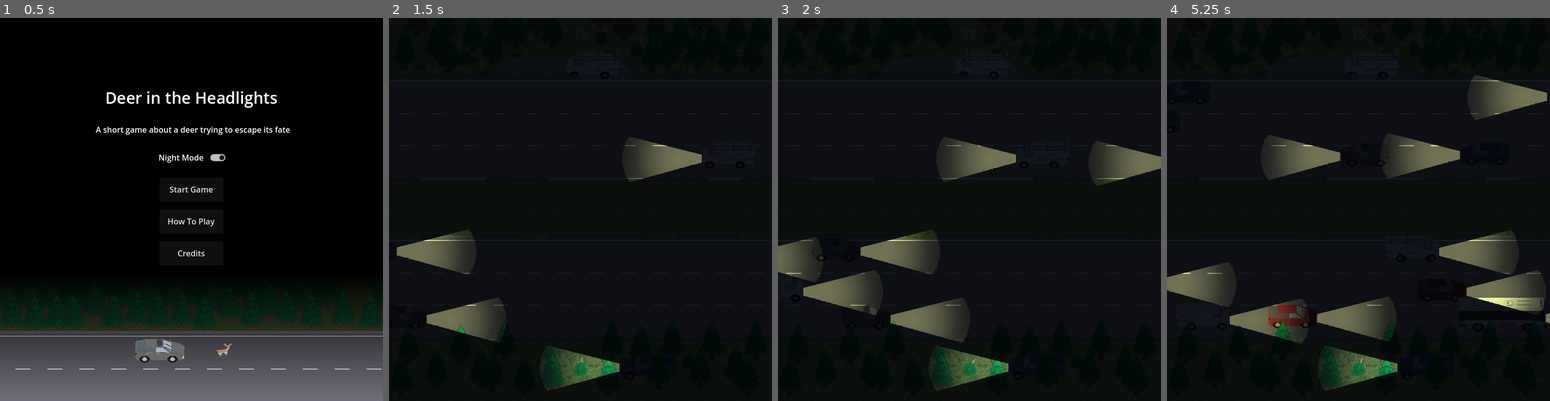
Above: before the commit, frames 1-4 (left to right).
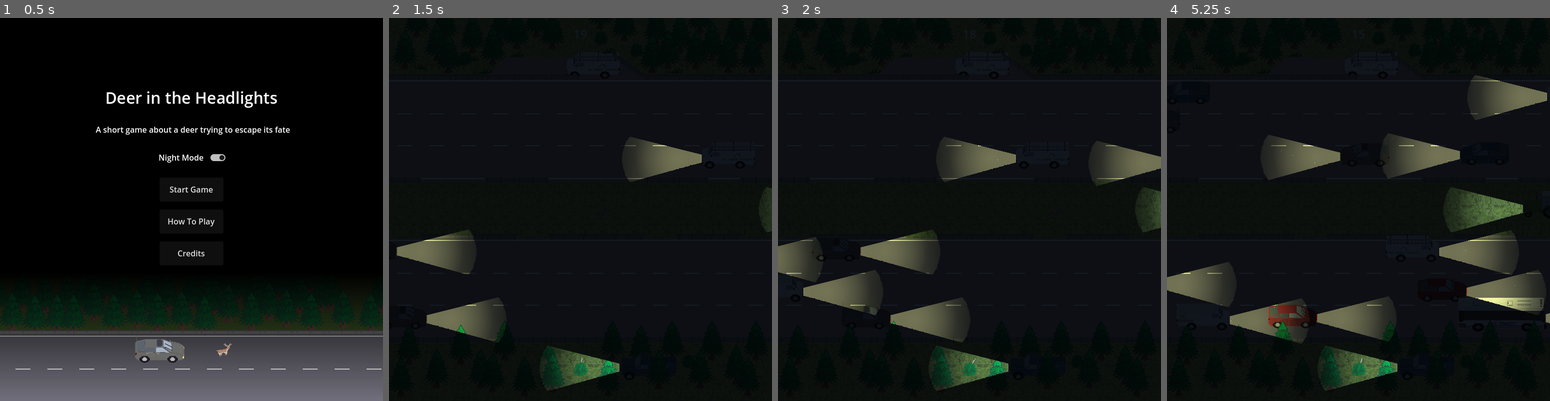
Above: after the commit, the same moments.

Repository: Pedro-T/deer-in-the-headlights
Game: Godot game, scene res://Main.tscn
Same seed, same stepped clock (60 frames per second), same inputs: the game is played once before the commit and once after it.
Inputs:
- Up to frame 1 (0.5 s): no input
- Up to frame 2 (1.5 s): click "Start Game" at 0.5 s; hold D (move_right) from 1.28 s (still down)
- Up to frame 3 (2 s): keep holding D (move_right)
- Up to frame 4 (5.25 s): release D (move_right) at 2.03 s; hold S (move_down) 2.03-2.78 s; hold D (move_right) 2.78-3.53 s; hold W (move_up) 3.53-4.28 s; hold A (move_left) from 4.28 s (still down)

Frame 1 is identical in both runs. In frame 2, 0.2% of the frame differs, in the area x 97-100%, y 44-56%; in frame 3, 0.5%; in frame 4, 1.4%, in the area x 11-99%, y 8-91%.
Error before the commit: Invalid call. Nonexistent function 'start' in base 'Node (stage.gd)'. (res://game_manager.gd:43)

Commit message:
add tractor-player collision

Diff:
--- a/deer-in-the-headlights/game_manager.gd
+++ b/deer-in-the-headlights/game_manager.gd
@@ -40,7 +40,7 @@
     game_timer.start()
     firing_timer.start()
     hunter_truck.toggle_lights()
-    stage.start()
+    stage.start_all()
 
     state = GameState.PLAY
     get_tree().create_timer(17).connect("timeout", func() -> void: blocker_vehicle.moving = true)
--- a/deer-in-the-headlights/vehicle/Tractor.tscn
+++ b/deer-in-the-headlights/vehicle/Tractor.tscn
@@ -54,6 +54,7 @@
 size = Vector2(64.5, 36.5)
 
 [node name="Tractor" type="Area2D"]
+collision_mask = 2
 script = ExtResource("1_ipdag")
 
 [node name="Sprite" type="AnimatedSprite2D" parent="."]
@@ -76,3 +77,5 @@
 position = Vector2(112, 0)
 scale = Vector2(-1, -1)
 texture = ExtResource("2_ipdag")
+
+[connection signal="body_entered" from="." to="." method="_on_body_entered"]
--- a/deer-in-the-headlights/vehicle/tractor.gd
+++ b/deer-in-the-headlights/vehicle/tractor.gd
@@ -26,3 +26,7 @@
     visible = true
     moving = true
     $Sprite.play()
+
+func _on_body_entered(body: Node2D) -> void:
+    if body is Player:
+        GameManager.game_over(GameManager.GameEnding.RUN_OVER)
